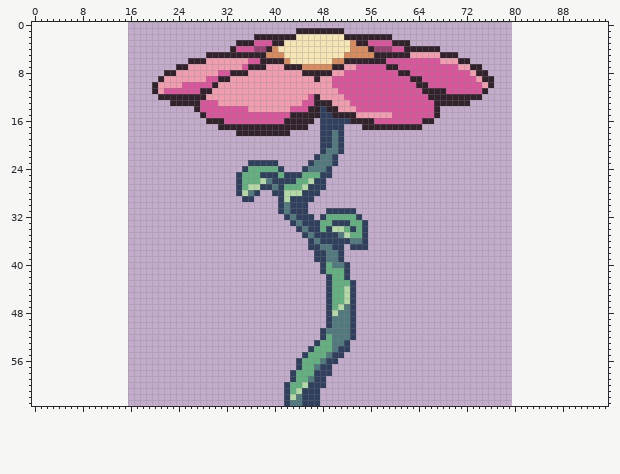
File history of a sprite sheet, Flora/Assets/_Art/Flowers/Flower_Basic.png. The first picture shows the starting point.
The file is 64x64 pixels. The old version is drawn lined up with the new one, on the new canvas.
The same view after the edit:
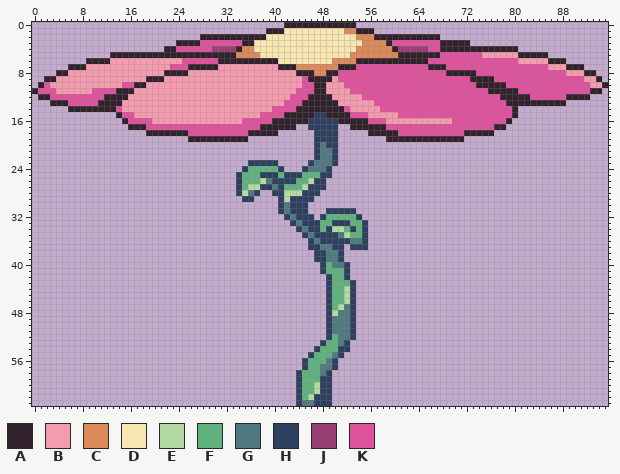
Palette (. is transparent): A #31222c  B #f49cae  C #dd8a5b  D #f7e5b2  E #b3daa3  F #60b37e  G #4e7a80  H #2f3f60  J #984071  K #df529e
The edit:
canvas 64x64 -> 96x64, the old top-left corner now at 16,0
y 0: x 42..53 ............ -> AAAAAAAAAAAA
y 1: x 39..56 .....AAAAAAAA..... -> AAADDDDDDDDDDCCAAA
y 2: x 28..36 ......... -> AAAAAAAAA; x 39..43 AAAAA -> DDDDD; x 52..56 AAAAA -> DDCCC; x 60..67 ........ -> AAAAAAAA
y 3: x 24..34 ..........A -> AAAAKKKKKKK; x 37..41 KKKAA -> DDDDD; x 53..72 CAAKKKKAAA.......... -> DDCCCCAKKKKKKKKAAAAA
y 4: x 22..40 ...........AKKKJJAC -> AAKKKKKKJJJJACCDDDD; x 53 C -> D; x 56..80 AJJJKKAAAAAA............. -> CCCCAJJJJJKKAAAAAAAAAAAAA
y 5: x 13..28 ................ -> AAAAAAAAAAAAAAAA; x 34..41 AAAAACCC -> CCCCDDDD; x 52 C -> D; x 57..60 AAAA -> CCCC; x 63..85 BBBBBAAA............... -> AAAAAKKKKKKKBBBBBBAAAAA
y 6: x 9..37 .................AAABBBBBBBKK -> AAAABBBBBBBBBBBBKKKKKKAAAAAAA; x 41..42 AC -> DD; x 52..53 AA -> CC; x 59..65 KKKKKKK -> AAAAAAA; x 68..88 BBBAA................ -> KKKKKKKKKKKKKBBBBBAAA
y 7: x 6..30 ..................AABBBBB -> AAABBBBBBBBBBBBBBKKKAAAAA; x 35..38 KAAA -> BBBB; x 41 B -> A; x 44 A -> C; x 50 A -> C; x 52..53 BB -> AA; x 59..60 AA -> KK; x 66..68 KKK -> AAA; x 71..91 BBAA................. -> KKKKKKKKKKKKKKKBBBAAA
y 8: x 4..21 .................. -> AABBBBBBBBBBBBBBBB; x 24..25 BB -> AA; x 31..35 KKAAA -> BBBBB; x 44 B -> A; x 47..48 AA -> CC; x 50..51 BB -> AK; x 61..62 AA -> KK; x 69..93 KKKKBAA.................. -> AAAAAKKKKKKKKKKKKKKKBBBAA
y 9: x 2..20 ................... -> AABBBBBBBBBBBBBBBAA; x 29..32 KKAA -> BBBB; x 45..46 BB -> KA; x 48..50 BBK -> AAB; x 63..64 AA -> KK; x 73..74 KB -> AA; x 77..94 .................. -> KKKKKKKKKKKKKKKBBA
y 10: x 1..20 ...................A -> AKBBBBBBBBBBBBKKAABB; x 25..30 KKKKKA -> BBBBBB; x 45..48 BBBB -> KKAA; x 50..51 KK -> BB; x 64..65 AA -> KK; x 74..75 KB -> AA; x 77..95 ................... -> AAKKKKKKKKKKKKKKBBA
y 11: x 0..20 ....................A -> AKKKBBBBBBKKKKAAABBBB; x 22..29 KKKKKKAA -> BBBBBBBB; x 44..48 BBBBB -> KKKAA; x 51..52 KK -> BB; x 65..68 AAAA -> KKKK; x 75..94 A................... -> KAAAAAKKKKKKKKKKKKAA
y 12: x 1..28 ....................AAAAAAAA -> AAKKKKKKKKKAAAABBBBBBBBBBBBB; x 43..46 BBBK -> KKKA; x 48..49 BB -> AA; x 52..54 KKK -> BBB; x 66..92 AAAAAAAAA.................. -> KKKKKKKKKKKKAAAAAKKKKKKAAAA
y 13: x 3..30 ....................AAAAAKKK -> AAAKKKKKAAAABBBBBBBBBBBBBBBB; x 42..46 BBBKK -> KKKAA; x 50 B -> A; x 53..56 KKKK -> BBBB; x 67..88 AAAAAA................ -> KKKKKKKKKKKKAAAAAAAAAA
y 14: x 6..35 .....................AKKKKKKKK -> AAAAAAAAKBBBBBBBBBBBBBBBBBBBBB; x 40..42 BBB -> KKK; x 44..45 KK -> AA; x 48 H -> A; x 51..52 BB -> AK; x 54..57 KKKK -> BBBB; x 67..80 A............. -> KKKKKKKKKKKKKA
y 15: x 14..37 ..............AKKKKKKKKK -> AKKBBBBBBBBBBBBBBBBBBBBB; x 42 K -> A; x 47 A -> H; x 49 H -> A; x 53..55 ABB -> KKK; x 60 K -> B; x 67..80 A............. -> KKKKKKKKKKKKKA
y 16: x 15..34 ..............AAAKKK -> AKKKKBBBBBBBBBBBBBBB; x 40..41 KK -> AA; x 46..47 A. -> HH; x 51..52 HH -> AA; x 56 A -> K; x 59..79 KKKKKKAA............. -> BBBBBBBBBBBKKKKKKKKKA
y 17: x 16..37 ...............AAAAAAA -> AAAKKKKKKKKKKKKKKKKKKK; x 44..47 AA.. -> ..HH; x 51 H -> .; x 53..54 .. -> AA; x 59..78 AAAAAA.............. -> KKKKKKKKKKKKKKKKKKAA
y 18: x 19..35 ...............AA -> AAAAAAAKKKKKKKKKK; x 41..42 AA -> ..; x 47 . -> H; x 50..51 GH -> H.; x 56..76 ..................... -> AAAAAKKKKKKKKKKKAAAAA
y 19: x 26..35 .......... -> AAAAAAAAAA; x 47 . -> H; x 50..51 GH -> H.; x 59..71 ............. -> AAAAAAAAAAAAA
y 20..21: x 47..48 .H -> HG; x 50..51 GH -> H.
y 51: x 48..49 HG -> .H
y 52: x 48..50 HFG -> .HF
y 53: x 47..48 HF -> .H; x 50 G -> F
y 54: x 46..47 HF -> .H; x 50 G -> F
y 55: x 45..46 HF -> .H; x 49..50 GH -> FG
y 56: x 44..45 HF -> .H; x 48..49 GH -> FG
y 57: x 44..45 HF -> .H; x 47..50 GHH. -> FGGH
y 58: x 43..44 HF -> .H; x 47..48 HH -> FG
y 59: x 43..44 HF -> .H; x 46..47 GH -> FF; x 49 . -> H
y 60: x 42..47 HFFEHH -> ..HFFE; x 49 . -> H
y 61: x 42..49 HFEHHH.. -> ..HFFEHH
y 62: x 42..46 HEGHH -> ..HFE; x 48..49 .. -> HH
y 63: x 42..46 HGGHH -> ..HGG; x 48..49 .. -> HH
Where, in picture pixels (left, top, right, bottom), the same in both pictures:
changed: (32, 22, 608, 154)
changed: (284, 328, 338, 406)
